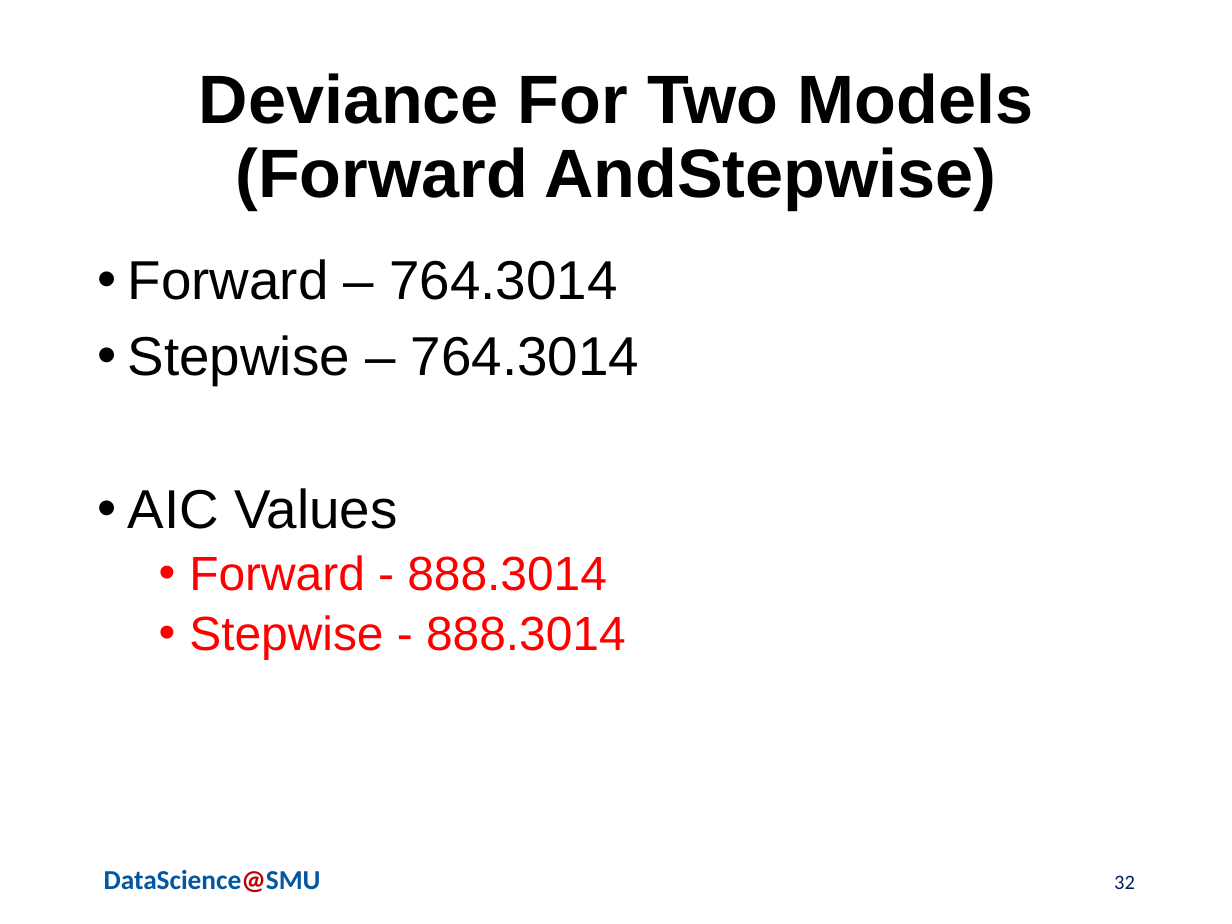
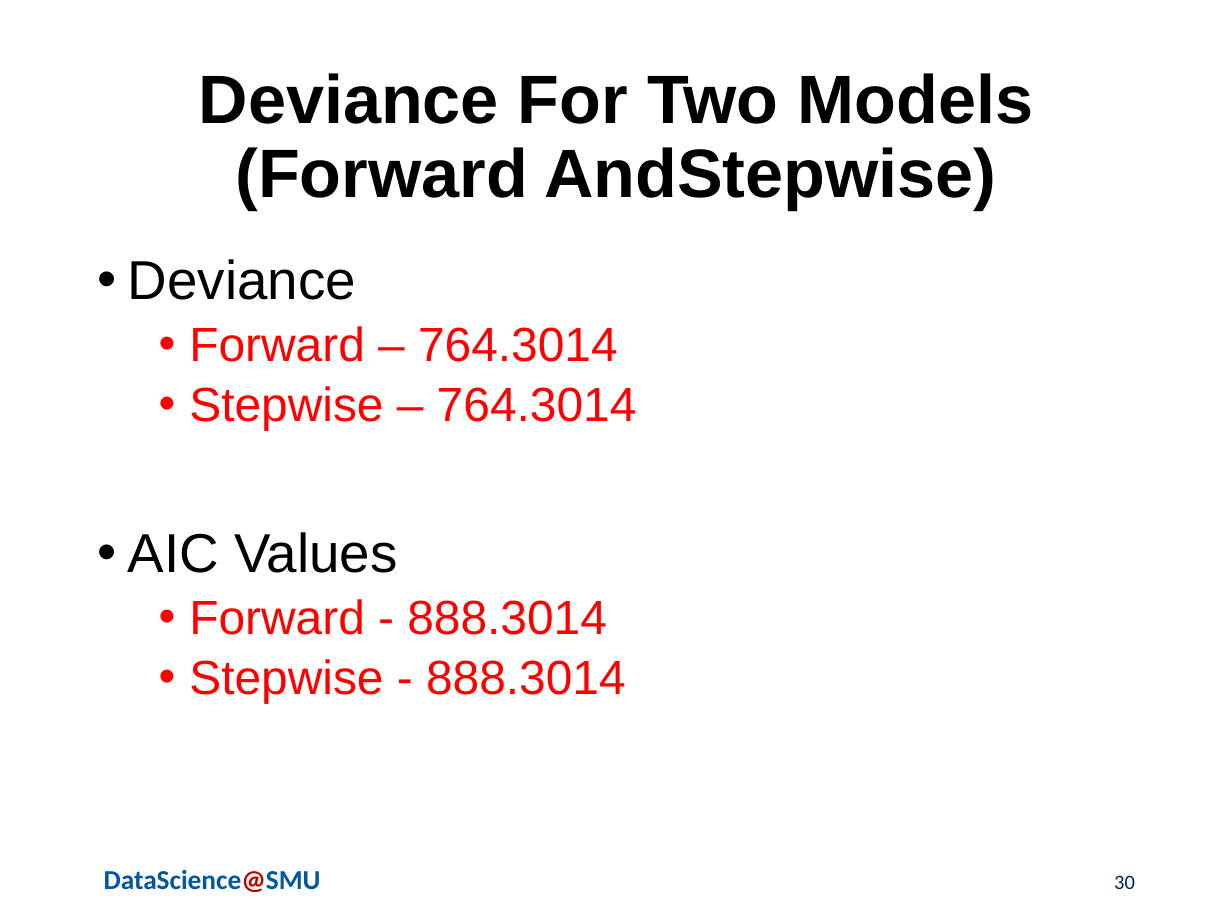
Before and after one commit to chaoshunh/SMU_MSDS, a slide deck: slide 30 of Doing_Data_Science/CaseStudy2/Reports/MSDSPresentation.pptx (slide 32 before the commit). Drawn at 1232x924 pixels with LibreOffice and Linux fonts; fonts in the diff are those of the drawing; background and template pictures are left out. Boxes give left, top, right and bottom in pixels: in the first picture for what was removed or moved away, otherwise in the second. Text is boxed around its words. In the diff, an @@ line names an element or a change of style, - is before the commit and + after.

Commit message:
Need to add fit models
Please add fit models in the presentation and conclusion/summary

```diff
--- a/Doing_Data_Science/CaseStudy2/Reports/MSDSPresentation.pptx
+++ b/Doing_Data_Science/CaseStudy2/Reports/MSDSPresentation.pptx
@@ text at (128, 259, 356, 300): paragraph added @@
+• Deviance
@@ text at (189, 326, 637, 430): size 32 to 28 pt, text colour #000000 to #FF0000 in "Forward – 764.3014", "Stepwise – 764.3014"; list level 1 to 2 in "Forward – 764.3014"; list level 1 to 2 in "Stepwise – 764.3014" @@
@@ page number at (1114, 875, 1135, 889): text changed @@
-32
+30
```
Also in this commit, not shown: 3 other slides changed, 2 slides removed.
